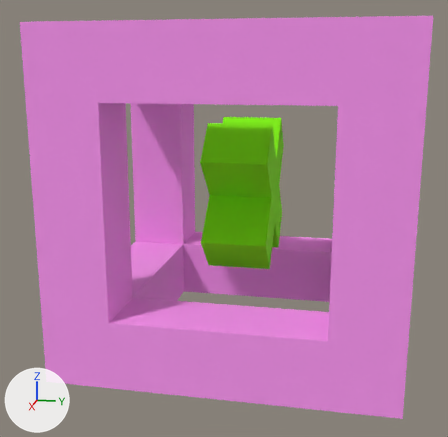
An edit to the OBJ model Assets/3DObjects/health.obj, drawn before and after from the same camera.
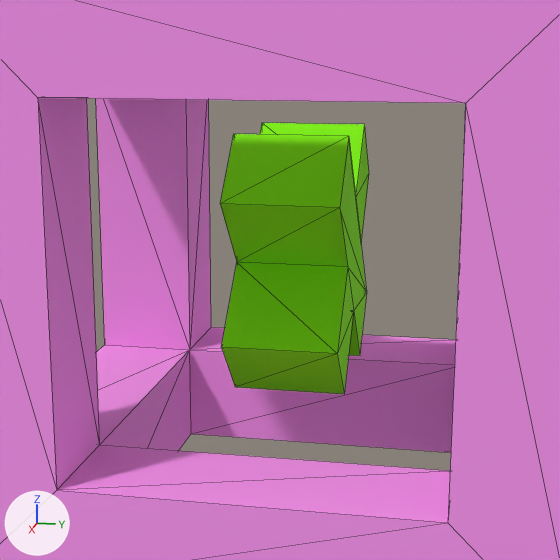
There are two pictures of each version: one whole from a camera (50 mm lens) standing at (2.011, 0.328, 0.891) and looking at (0.039, -0.066, 0.398), one close up on the part from 17% to 87% of the width and 11% to 83% of the height. The axes (+X, +Y, +Z) are drawn at lower left. The lights are the same throughout. The close-ups show mesh edges as thin lines. Where no turn or scale is listed for an object, it has been applied to the vertices.

The scene before the commit, as lines of its bpy script (objects in view):
```python
me_health = bpy.data.meshes.new('health')
me_health.from_pydata(...)  # 64 vertices, 140 faces; spans x -0.5..0.5, y -0.5..0.5, z 0.0..1.0
# faces by material slot: [96, 44]
me_health.materials.append(mat_defaultmat_clone)  # pink #ff98f5
me_health.materials.append(mat_custom1_clone)  # green #81ff00
ob_health = bpy.data.objects.new('health', me_health)
ob_health.location = (0.0, 0.0, 0.0)
```
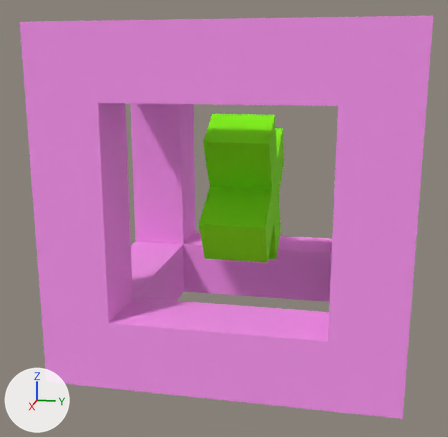
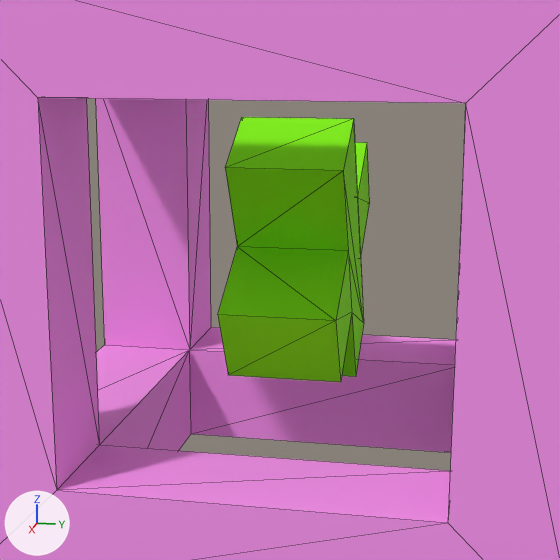
The newer file is also turned or shifted as a whole; pictures and numbers use the older file's frame.

Where the change shows, as pixel boxes (x1, y1, x2, y2) in the close-ups (560 x 560 px; the box of a moved part takes in the faces that stretch with it):
part 1 of me_health, moved or reshaped: before (220, 123, 369, 394); after (218, 117, 370, 382)

Diff of the bpy script that builds the scene:
```diff
--- a/Assets/3DObjects/health.obj.py
+++ b/Assets/3DObjects/health.obj.py
@@ me_health @@
 me_health.from_pydata(...)  # 64 vertices, 140 faces; spans x -0.5..0.5, y -0.5..0.5, z 0.0..1.0
 # used by ob_health; location = (0.0, 0.0, 0.0)
+# me_health part 1: the loose piece of 24 vertices spanning x -0.23..0.23, y -0.1..0.1, z 0.26..0.72 is turned -15 degrees about the y axis through its middle
 me_health.materials.append(mat_defaultmat_clone)
```
